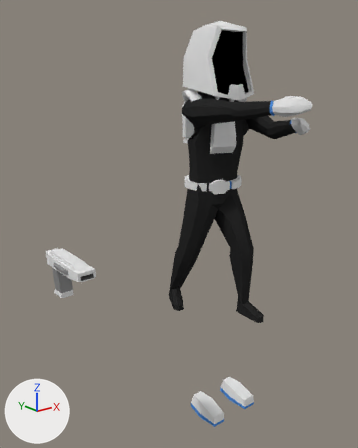
The Blender file Resources/WorkerAnimated_Shoot.blend: old version first, new version second.
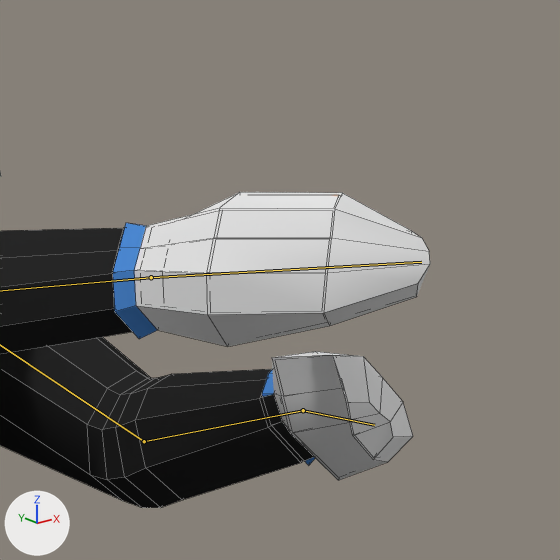
Old and new are each drawn whole from a 50 mm lens placed at (-14.09, -14.78, 10.44), pointed at (-2.82, -0.69, 4.8) and again close up on the part from 71% to 92% of the width and 16% to 33% of the height. The lights are fixed; the arrows at lower left show +X, +Y and +Z. Both versions are drawn at frame 84 of the action 'Shoot'; the numbers are the values there. The bones that bend it are drawn over the model as lines in the close-ups. The close-ups show mesh edges as thin lines.

In view in the first close-up: 'Body', 'Gloves'.
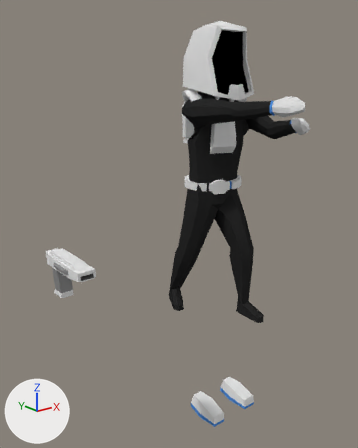
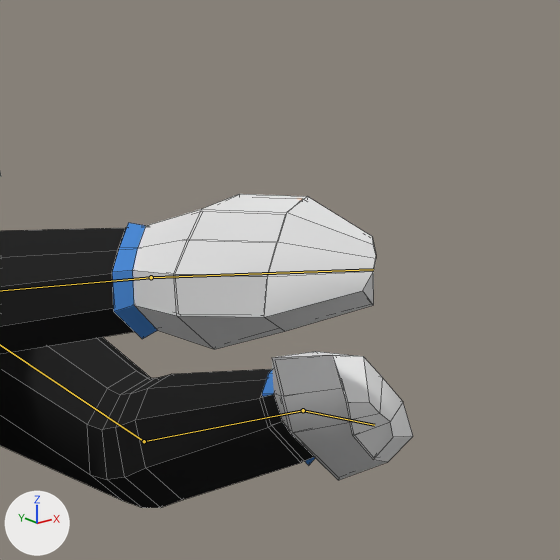
Changed parts and their boxes (x1, y1, x2, y2) in the close-ups (560 x 560 px):
'Gloves', posed: before (113, 192, 430, 480); after (112, 194, 413, 480)
'Body', posed: before (0, 195, 339, 508); after (0, 198, 314, 508)
bone 'Hand.R', root to tip: before (151, 277) to (421, 262); after (151, 277) to (373, 269)

The change in detail:
Bone 'Hand.R' (bone_hand_r) turns from (0, 0, 0) to (-26, -1, 6) degrees about its own x, y and z.
